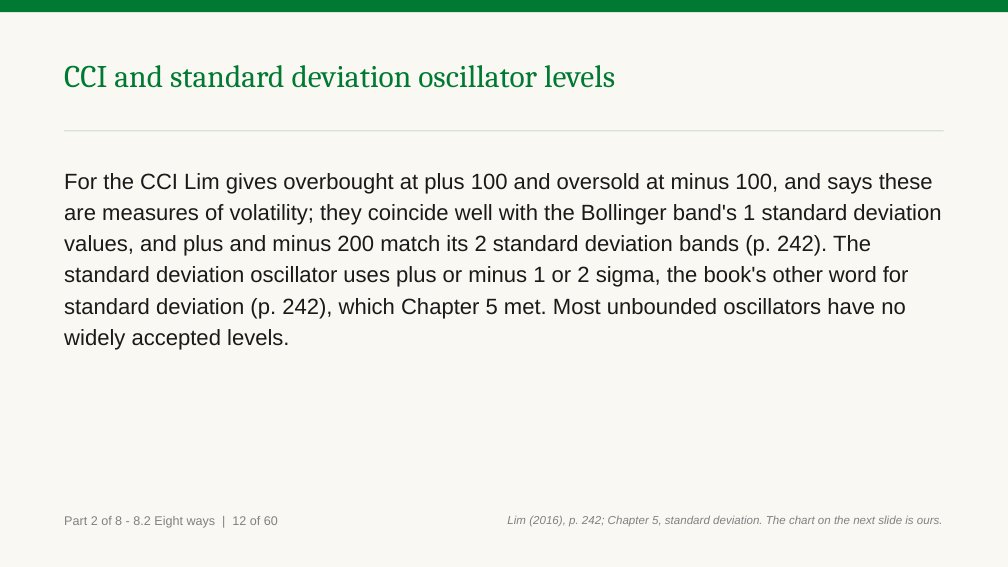
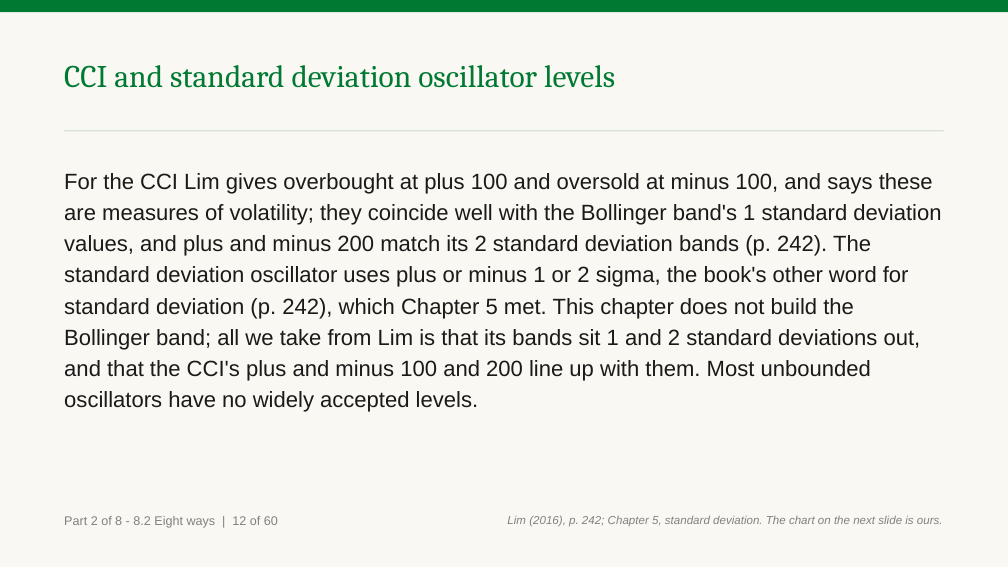
Before and after one commit to benjiesotelo-sudo/Telos_FIN1209, a slide deck: slide 77 of chapter-08/FIN1209-Chapter-08.pptx (slide 78 before the commit). Drawn at 1008x567 pixels with LibreOffice and Linux fonts; fonts in the diff are those of the drawing. Boxes give left, top, right and bottom in pixels: in the first picture for what was removed or moved away, otherwise in the second. Text is boxed around its words. In the diff, an @@ line names an element or a change of style, - is before the commit and + after.

```diff
--- a/chapter-08/FIN1209-Chapter-08.pptx
+++ b/chapter-08/FIN1209-Chapter-08.pptx
@@ text at <box>64,173,941,412</box>: text changed @@
-For the CCI Lim gives overbought at plus 100 and oversold at minus 100, and says these are measures of volatility; they coincide well with the Bollinger band's 1 standard deviation values, and plus and minus 200 match its 2 standard deviation bands (p. 242). The standard deviation oscillator uses plus or minus 1 or 2 sigma, the book's other word for standard deviation (p. 242), which Chapter 5 met. Most unbounded oscillators have no widely accepted levels.
+For the CCI Lim gives overbought at plus 100 and oversold at minus 100, and says these are measures of volatility; they coincide well with the Bollinger band's 1 standard deviation values, and plus and minus 200 match its 2 standard deviation bands (p. 242). The standard deviation oscillator uses plus or minus 1 or 2 sigma, the book's other word for standard deviation (p. 242), which Chapter 5 met. This chapter does not build the Bollinger band; all we take from Lim is that its bands sit 1 and 2 standard deviations out, and that the CCI's plus and minus 100 and 200 line up with them. Most unbounded oscillators have no widely accepted levels.
```
Also in this commit, not shown: 59 other slides changed, 1 slide removed, 5 other files.
